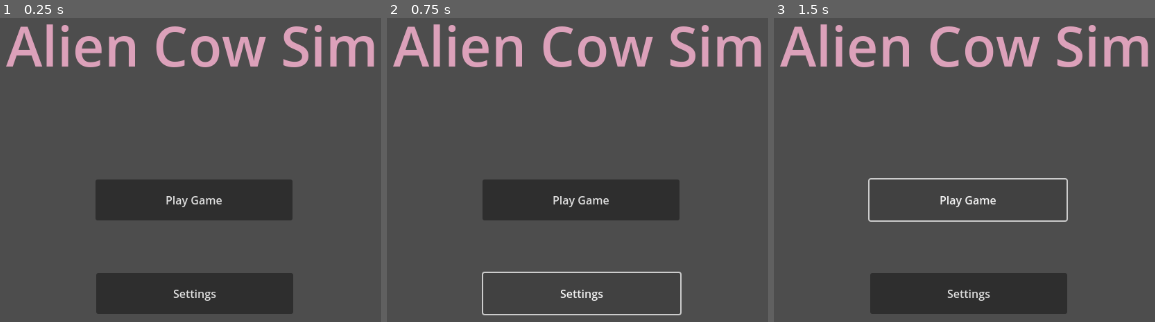
Above: before the commit, frames 1-3 (left to right).
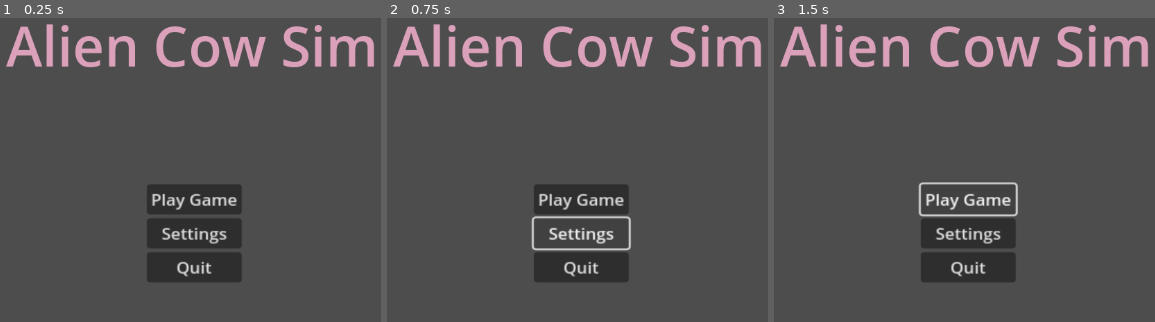
Above: after the commit, the same moments.

Repository: CJ-Eilenstine/Alien-Sim
Game: Godot game, scene res://Scenes/main_menu.tscn
The game is run twice, just before and just after one commit, with the same random seed, the same clock (stepped at 60 frames per second) and the same inputs. The project has no main scene, so this scene is started directly.
Inputs:
- Up to frame 1 (0.25 s): no input
- Up to frame 2 (0.75 s): click "Settings" at 0.5 s
- Up to frame 3 (1.5 s): click "Play Game" at 1.25 s

The runs differ from the first frame. In frame 1, 14% of the frame differs, in the area x 25-77%, y 53-98%; in frame 2, 7.8%; in frame 3, 12%.

Commit message:
Layout
Made it so that we have a easier time with ui

Diff:
--- a/Scenes/main_menu.tscn
+++ b/Scenes/main_menu.tscn
@@ -2,38 +2,46 @@
 
 [node name="Title" type="Node2D"]
 
-[node name="UI" type="Control" parent="."]
+[node name="CanvasLayer" type="CanvasLayer" parent="."]
+
+[node name="UI" type="Control" parent="CanvasLayer"]
 layout_mode = 3
-anchors_preset = 0
-offset_right = 250.0
-offset_bottom = 144.0
+anchors_preset = 15
+anchor_right = 1.0
+anchor_bottom = 1.0
+grow_horizontal = 2
+grow_vertical = 2
 
-[node name="Title" type="RichTextLabel" parent="UI"]
+[node name="Title" type="RichTextLabel" parent="CanvasLayer/UI"]
 layout_mode = 1
 anchors_preset = -1
 anchor_right = 4.598
 anchor_bottom = 4.521
 offset_left = 287.0
 offset_top = 89.0
-offset_right = -316.5
-offset_bottom = -440.024
+offset_right = -4466.9
+offset_bottom = -2728.61
 theme_override_colors/default_color = Color(0.862745, 0.631373, 0.729412, 1)
 theme_override_font_sizes/normal_font_size = 79
 theme_override_font_sizes/italics_font_size = 1
 text = "Alien Cow Sim"
 
-[node name="Start" type="Button" parent="UI"]
+[node name="VBoxContainer" type="VBoxContainer" parent="CanvasLayer/UI"]
 layout_mode = 0
-offset_left = 416.0
-offset_top = 337.0
-offset_right = 700.0
-offset_bottom = 396.0
+offset_left = 490.0
+offset_top = 344.0
+offset_right = 580.0
+offset_bottom = 410.0
+scale = Vector2(1.52, 1.4)
+
+[node name="Play" type="Button" parent="CanvasLayer/UI/VBoxContainer"]
+layout_mode = 2
 text = "Play Game"
 
-[node name="Start2" type="Button" parent="UI"]
-layout_mode = 0
-offset_left = 417.0
-offset_top = 472.0
-offset_right = 701.0
-offset_bottom = 531.0
+[node name="Settings" type="Button" parent="CanvasLayer/UI/VBoxContainer"]
+layout_mode = 2
 text = "Settings"
+
+[node name="Quit" type="Button" parent="CanvasLayer/UI/VBoxContainer"]
+layout_mode = 2
+text = "Quit"
